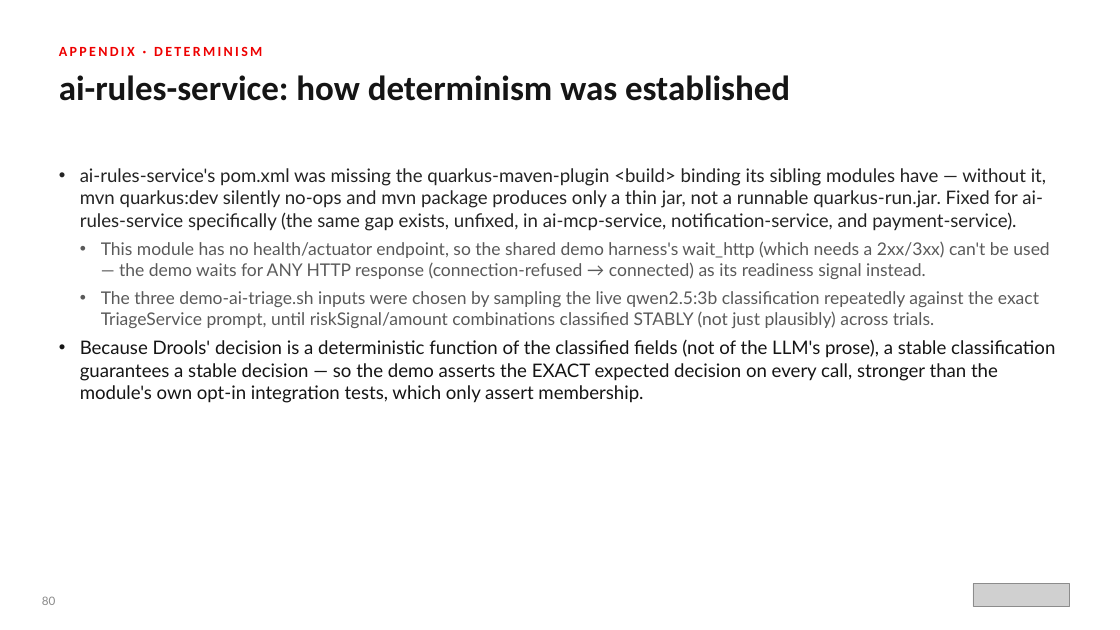
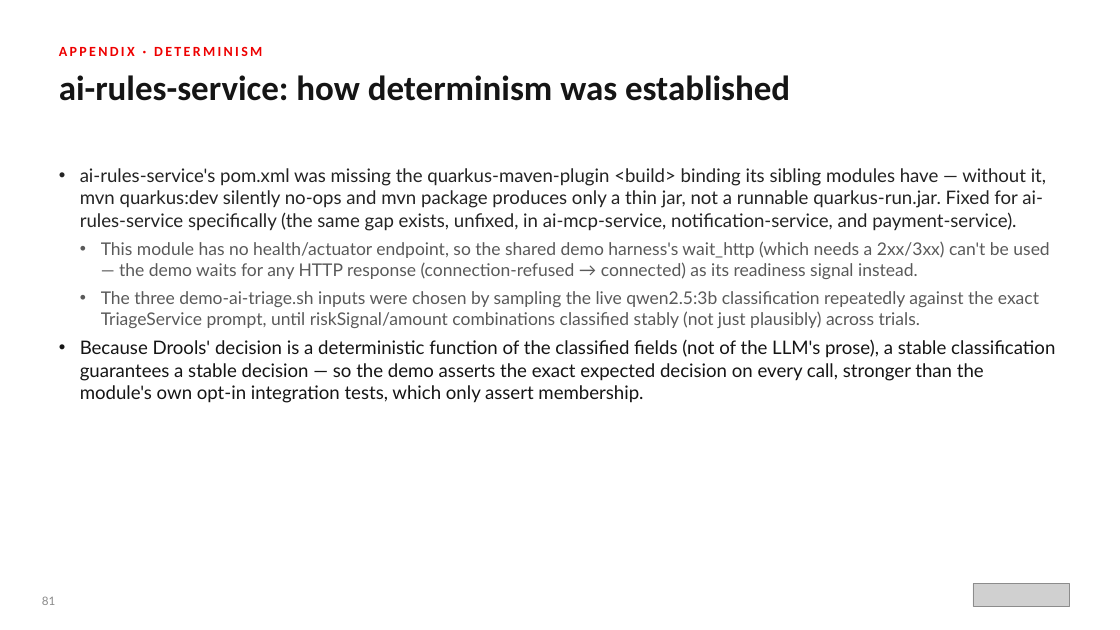
Before and after one commit to patterncatalyst/datamesh-reference-arch-quarkus, a slide deck: slide 82 of presentation/datamesh-201/Datamesh-201-Quarkus-r1.0.pptx (slide 81 before the commit). Drawn at 1120x630 pixels with LibreOffice and Linux fonts; fonts in the diff are those of the drawing; grey boxes stand for pictures. Boxes give left, top, right and bottom in pixels: in the first picture for what was removed or moved away, otherwise in the second. Text is boxed around its words. In the diff, an @@ line names an element or a change of style, - is before the commit and + after.

```diff
--- a/presentation/datamesh-201/Datamesh-201-Quarkus-r1.0.pptx
+++ b/presentation/datamesh-201/Datamesh-201-Quarkus-r1.0.pptx
@@ text at bbox=[80, 241, 1055, 403]: text changed @@
-  • This module has no health/actuator endpoint, so the shared demo harness's wait_http (which needs a 2xx/3xx) can't be used — the demo waits for ANY HTTP response (connection-refused → connected) as its readiness signal instead.
-  • The three demo-ai-triage.sh inputs were chosen by sampling the live qwen2.5:3b classification repeatedly against the exact TriageService prompt, until riskSignal/amount combinations classified STABLY (not just plausibly) across trials.
-• Because Drools' decision is a deterministic function of the classified fields (not of the LLM's prose), a stable classification guarantees a stable decision — so the demo asserts the EXACT expected decision on every call, stronger than the module's own opt-in integration tests, which only assert membership.
+  • This module has no health/actuator endpoint, so the shared demo harness's wait_http (which needs a 2xx/3xx) can't be used — the demo waits for any HTTP response (connection-refused → connected) as its readiness signal instead.
+  • The three demo-ai-triage.sh inputs were chosen by sampling the live qwen2.5:3b classification repeatedly against the exact TriageService prompt, until riskSignal/amount combinations classified stably (not just plausibly) across trials.
+• Because Drools' decision is a deterministic function of the classified fields (not of the LLM's prose), a stable classification guarantees a stable decision — so the demo asserts the exact expected decision on every call, stronger than the module's own opt-in integration tests, which only assert membership.
@@ text at bbox=[42, 596, 55, 605]: text changed @@
-80
+81
```
Also in this commit, not shown: 70 other slides changed, 1 slide added, 5 other files.
